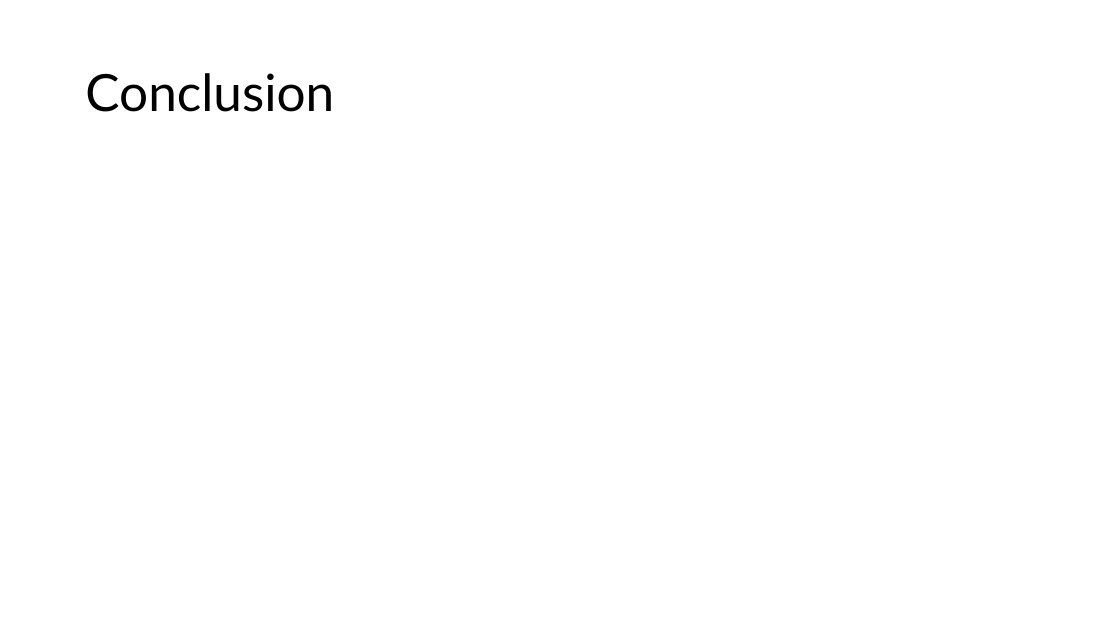
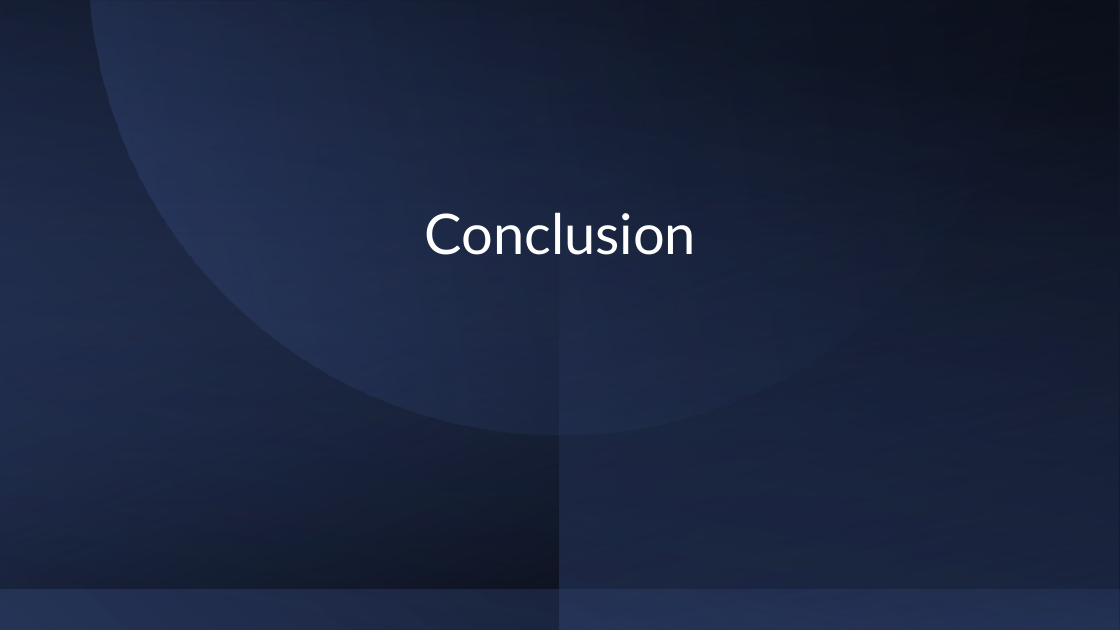
Before and after one commit to M0ck1ngjay178/CMSC-4200-AI, a slide deck: slide 13 of Project/slides/CMSC-4200-Group1-Project.pptx (slide 11 before the commit). Drawn at 1120x630 pixels with LibreOffice and Linux fonts; fonts in the diff are those of the drawing. Boxes give left, top, right and bottom in pixels: in the first picture for what was removed or moved away, otherwise in the second. Text is boxed around its words. In the diff, an @@ line names an element or a change of style, - is before the commit and + after.

```diff
--- a/Project/slides/CMSC-4200-Group1-Project.pptx
+++ b/Project/slides/CMSC-4200-Group1-Project.pptx
@@ rectangle added at (0,0,1120,630), fill gradient #253356 to #000000 @@
@@ rectangle added at (0,0,1120,588), fill gradient #384C81 to #000000 @@
@@ rectangle added at (0,0,1119,630), fill gradient #000000 to #384C81 @@
@@ rectangle added at (1,0,1118,630), fill gradient #253356 to #000000 @@
@@ freeform shape added at (91,0,1029,434), fill gradient #253356 to #4A66AC @@
@@ rectangle added at (560,0,1120,630), fill gradient #253356 to #384C81 @@
@@ title "Conclusion": place and size @@
-title "Conclusion" at (85,73,334,112)
+title "Conclusion" at (425,212,697,255)
@@ title "Conclusion" at (425,212,697,255): size 44 to 48 pt, text colour #000000 to #FFFFFF; alignment left to centre @@
```
Also in this commit, not shown: 2 other slides changed, 7 slides added, 5 slides removed, 1 other file.
